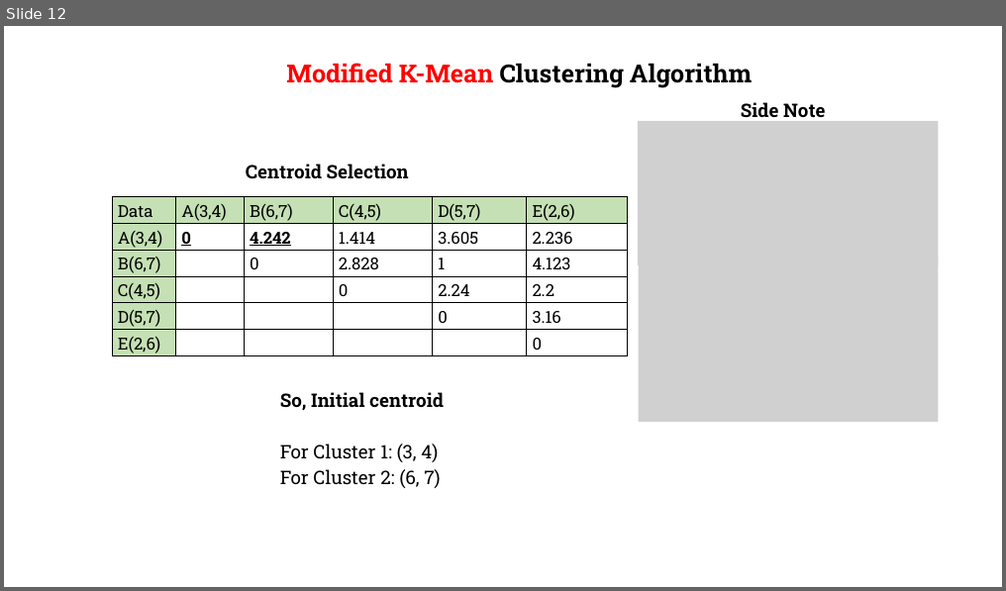
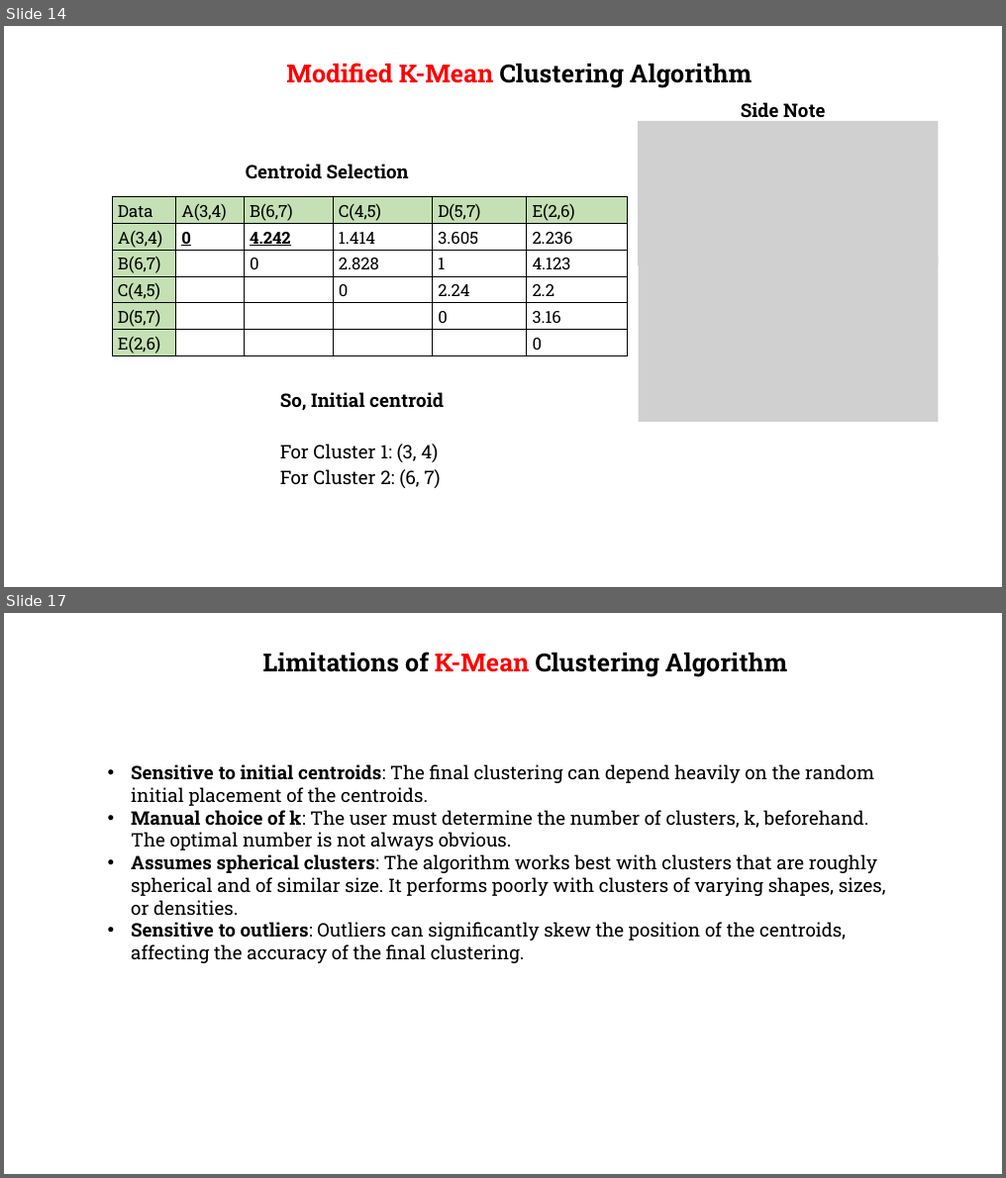
Before and after one commit to gmrr40058/data-science-ml-python-ostad, a slide deck: Class Modules/Module 14_Machine Learning-K Means Clustering, Time Seires Analysis/Class 1_K Means Clustering/K-Mean Clustering.pptx. Shown one above the other, each under a label of ours: slide 12 before the commit, slides 14 and 17 after it; the slides between them are not shown. The pictures are 1006x591 and 1006x1178 pixels, drawn with LibreOffice and Linux fonts; fonts in the diff are those of the drawing; grey boxes stand for pictures; background and template pictures are left out. Boxes give left, top, right and bottom in pixels: in the first picture for what was removed or moved away, otherwise in the second. Text is boxed around its words. In the diff, an @@ line names an element or a change of style, - is before the commit and + after.

```diff
--- a/Class Modules/Module 14_Machine Learning-K Means Clustering, Time Seires Analysis/Class 1_K Means Clustering/K-Mean Clustering.pptx
+++ b/Class Modules/Module 14_Machine Learning-K Means Clustering, Time Seires Analysis/Class 1_K Means Clustering/K-Mean Clustering.pptx
@@ slide 17 added at [4,613,1002,1174], background picture (left out) @@
@@ text added at [263,652,787,677], 24 pt, text #000000, bold @@
+Limitations of K-Mean Clustering Algorithm
@@ text added at [131,764,886,963], 18 pt, text #000000 @@
+• Sensitive to initial centroids: The final clustering can depend heavily on the random initial placement of the centroids.
+• Manual choice of k: The user must determine the number of clusters, k, beforehand. The optimal number is not always obvious.
+• Assumes spherical clusters: The algorithm works best with clusters that are roughly spherical and of similar size. It performs poorly with clusters of varying shapes, sizes, or densities.
+• Sensitive to outliers: Outliers can significantly skew the position of the centroids, affecting the accuracy of the final clustering.
@@ what was slide 12 is now slide 14 @@
```
Also in this commit, not shown: 5 slides changed, 5 other slides added, 1 other file.
